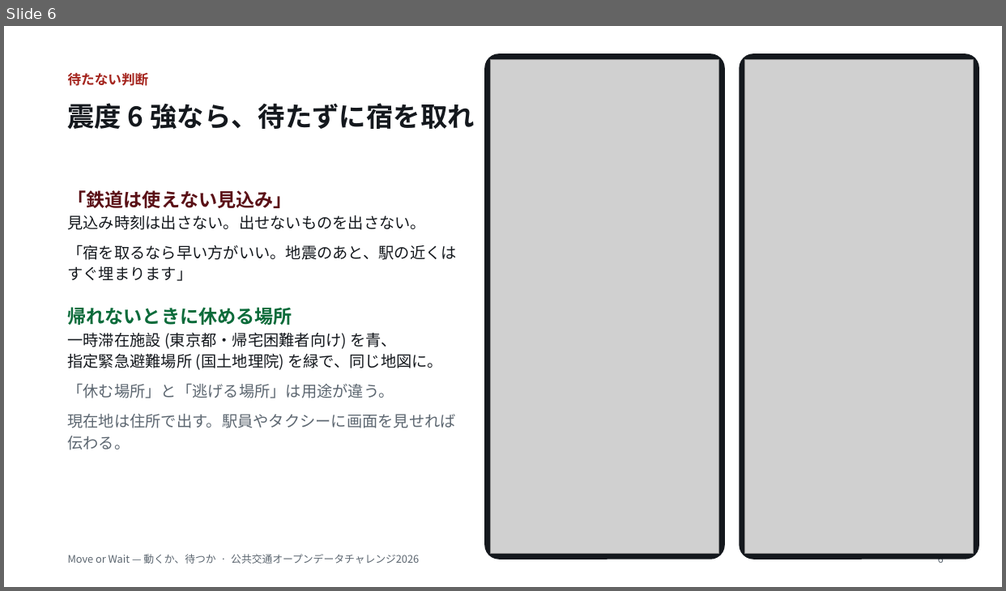
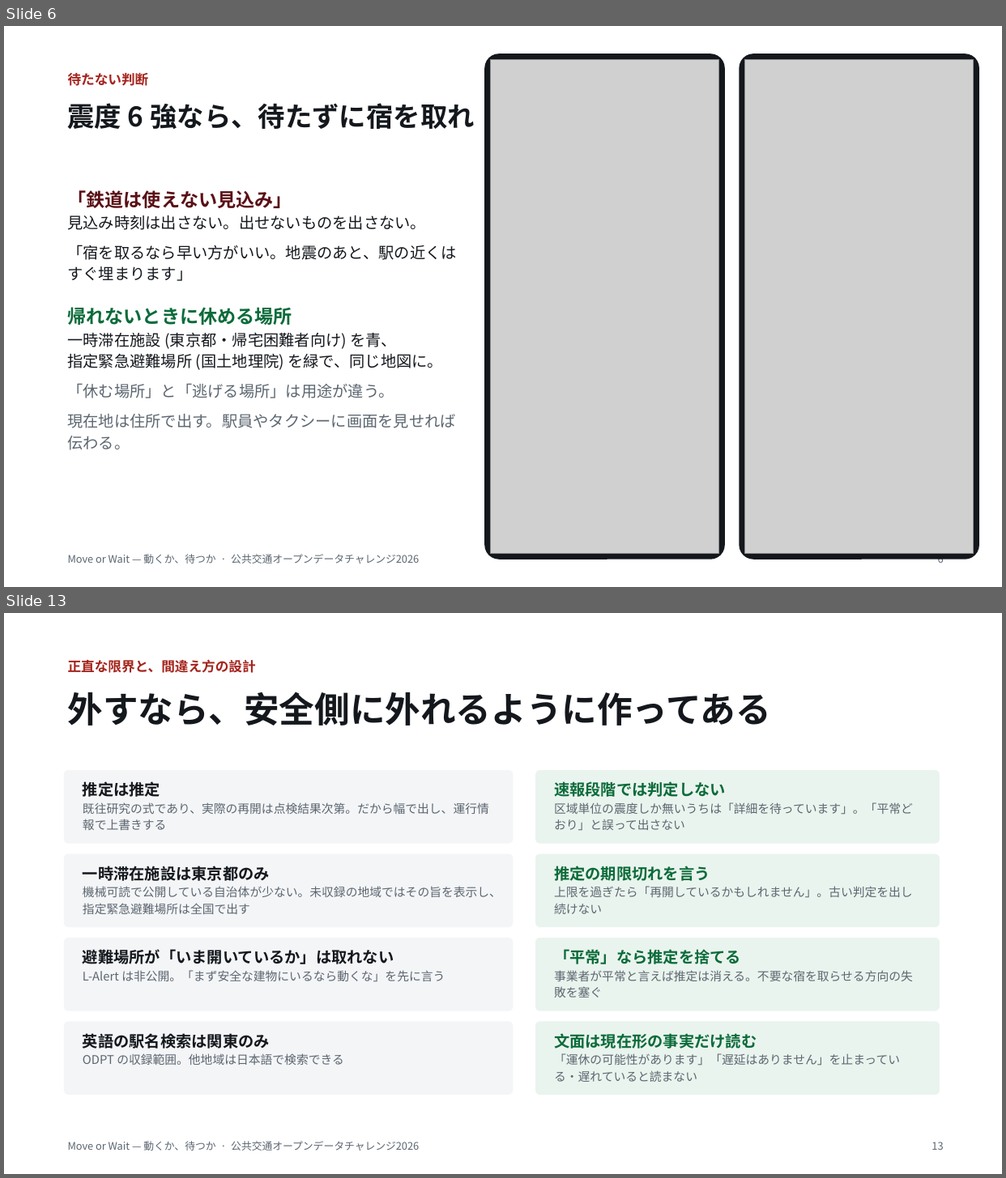
Before and after one commit to tyra0119/pj_DisasterPrevention, a slide deck: 公共交通オープンデータチャレンジ2026/紹介スライド.pptx. Shown one above the other, each under a label of ours: slide 6 before the commit, slides 6 and 13 after it; the slides between them are not shown. The pictures are 1006x591 and 1006x1178 pixels, drawn with LibreOffice and Linux fonts; fonts in the diff are those of the drawing; grey boxes stand for pictures. Boxes give left, top, right and bottom in pixels: in the first picture for what was removed or moved away, otherwise in the second. Text is boxed around its words. In the diff, an @@ line names an element or a change of style, - is before the commit and + after.

```diff
--- a/公共交通オープンデータチャレンジ2026/紹介スライド.pptx
+++ b/公共交通オープンデータチャレンジ2026/紹介スライド.pptx
@@ slide 13 added at bbox=[4, 613, 1002, 1174], background #FFFFFF @@
@@ text added at bbox=[68, 659, 256, 673], 13 pt, text #A4231C, bold @@
+正直な限界と、間違え方の設計
@@ text added at bbox=[68, 692, 771, 726], 34 pt, text #14181D, bold @@
+外すなら、安全側に外れるように作ってある
@@ rounded rectangle added at bbox=[64, 770, 513, 844], fill #F4F5F7 @@
@@ text added at bbox=[83, 781, 489, 830], 11.5 pt, text #5C6670 @@
+推定は推定
+既往研究の式であり、実際の再開は点検結果次第。だから幅で出し、運行情報で上書きする
@@ rounded rectangle added at bbox=[535, 770, 940, 844], fill #EAF4EE @@
@@ text added at bbox=[554, 781, 913, 830], 11.5 pt, text #5C6670 @@
+速報段階では判定しない
+区域単位の震度しか無いうちは「詳細を待っています」。「平常どおり」と誤って出さない
@@ rounded rectangle added at bbox=[64, 854, 513, 927], fill #F4F5F7 @@
@@ rounded rectangle added at bbox=[535, 854, 940, 927], fill #EAF4EE @@
@@ text added at bbox=[83, 866, 501, 914], 11.5 pt, text #5C6670 @@
+一時滞在施設は東京都のみ
+機械可読で公開している自治体が少ない。未収録の地域ではその旨を表示し、指定緊急避難場所は全国で出す
@@ text added at bbox=[554, 866, 913, 914], 11.5 pt, text #5C6670 @@
+推定の期限切れを言う
+上限を過ぎたら「再開しているかもしれません」。古い判定を出し続けない
@@ rounded rectangle added at bbox=[64, 938, 513, 1012], fill #F4F5F7 @@
@@ text added at bbox=[83, 949, 445, 982], 11.5 pt, text #5C6670 @@
+避難場所が「いま開いているか」は取れない
+L-Alert は非公開。「まず安全な建物にいるなら動くな」を先に言う
@@ rounded rectangle added at bbox=[535, 938, 940, 1012], fill #EAF4EE @@
@@ text added at bbox=[554, 949, 913, 998], 11.5 pt, text #5C6670 @@
+「平常」なら推定を捨てる
+事業者が平常と言えば推定は消える。不要な宿を取らせる方向の失敗を塞ぐ
@@ rounded rectangle added at bbox=[64, 1022, 513, 1095], fill #F4F5F7 @@
@@ rounded rectangle added at bbox=[535, 1022, 940, 1095], fill #EAF4EE @@
@@ text added at bbox=[83, 1033, 344, 1065], 11.5 pt, text #5C6670 @@
+英語の駅名検索は関東のみ
+ODPT の収録範囲。他地域は日本語で検索できる
@@ text added at bbox=[554, 1033, 900, 1082], 11.5 pt, text #5C6670 @@
+文面は現在形の事実だけ読む
+「運休の可能性があります」「遅延はありません」を止まっている・遅れていると読まない
@@ text added at bbox=[68, 1141, 419, 1151], 10 pt, text #5C6670 @@
+Move or Wait — 動くか、待つか · 公共交通オープンデータチャレンジ2026
@@ text added at bbox=[931, 1142, 943, 1150], 10 pt, text #5C6670 @@
+13
```
Also in this commit, not shown: 6 slides changed, 1 other slide added, 6 other files.
